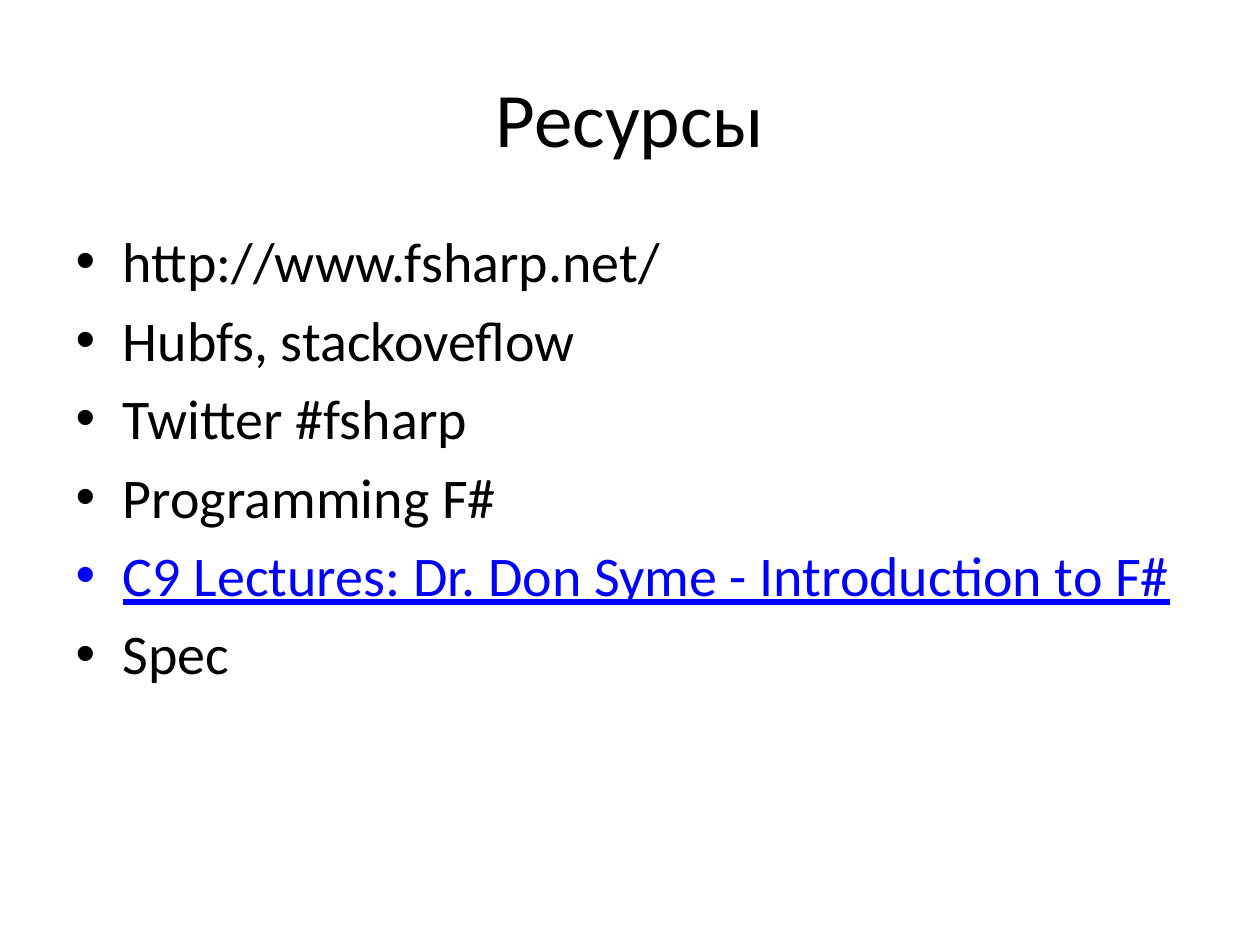
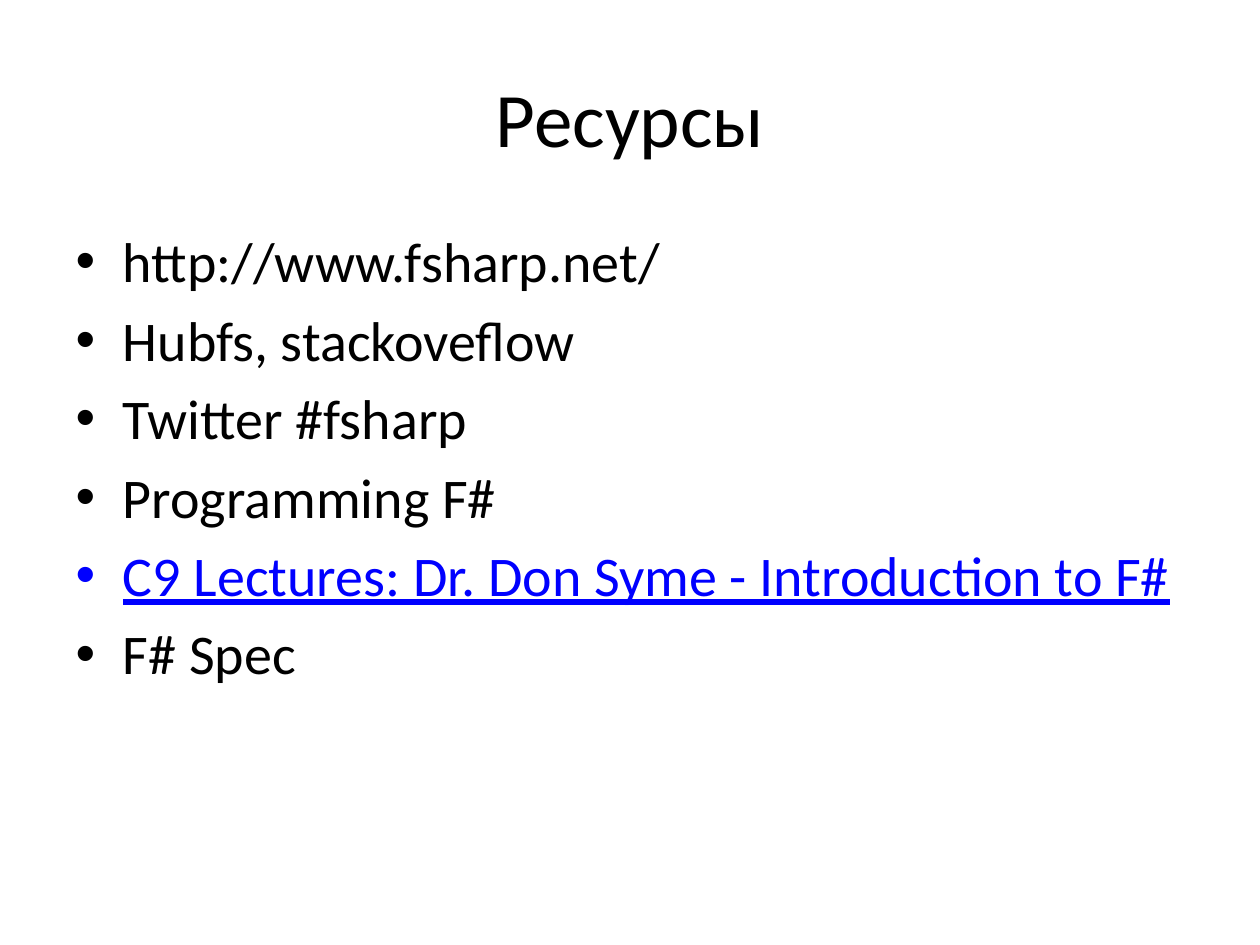
Before and after one commit to chaliy/my_talks, a slide deck: slide 12 of NormalFSharp/NormalFSharp.pptx (slide 10 before the commit). Drawn at 1260x945 pixels with LibreOffice and Linux fonts; fonts in the diff are those of the drawing. Boxes give left, top, right and bottom in pixels: in the first picture for what was removed or moved away, otherwise in the second. Text is boxed around its words. In the diff, an @@ line names an element or a change of style, - is before the commit and + after.

```diff
--- a/NormalFSharp/NormalFSharp.pptx
+++ b/NormalFSharp/NormalFSharp.pptx
@@ text at <box>123,636,296,683</box>: text changed @@
-• Spec
+• F# Spec
```
Also in this commit, not shown: 1 other slide changed, 2 slides added, 2 other files.
